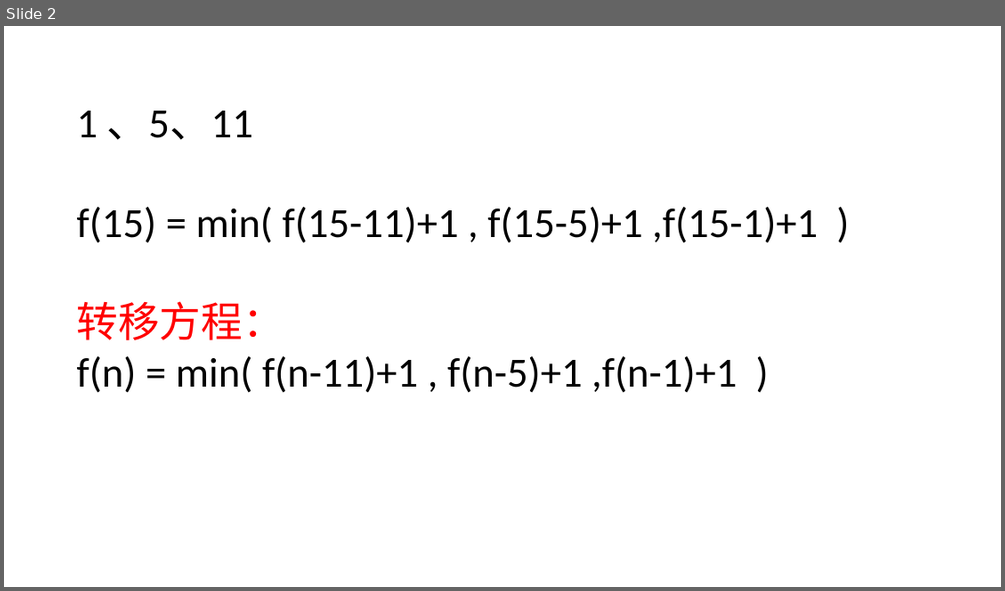
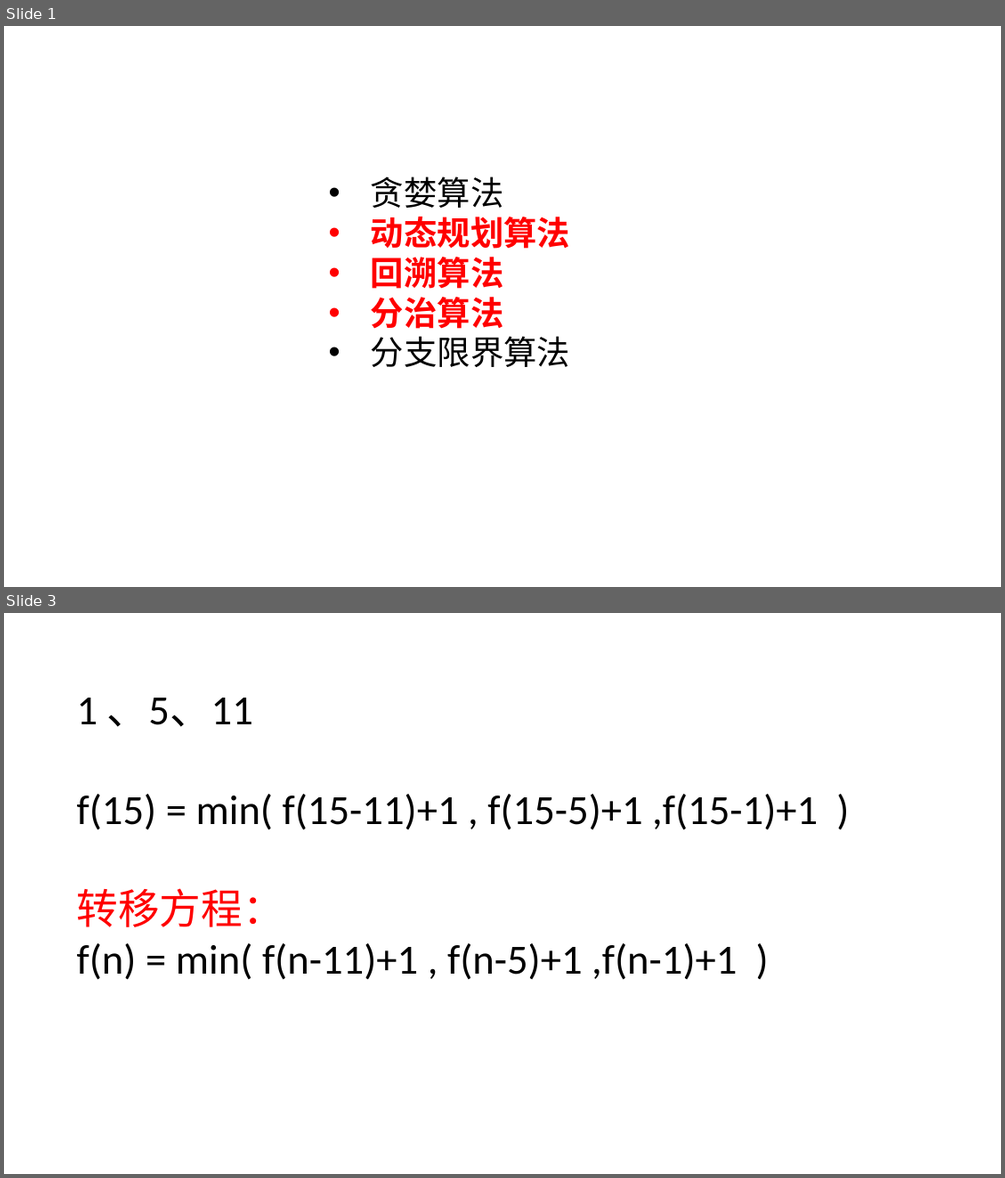
Before and after one commit to goodluck4s/notebook, a slide deck: 笔记/小算法.pptx. Shown one above the other, each under a label of ours: slide 2 before the commit, slides 1 and 3 after it; the slides between them are not shown. The pictures are 1005x591 and 1005x1178 pixels, drawn with LibreOffice and Linux fonts; fonts in the diff are those of the drawing. Boxes give left, top, right and bottom in pixels: in the first picture for what was removed or moved away, otherwise in the second. Text is boxed around its words. In the diff, an @@ line names an element or a change of style, - is before the commit and + after.

```diff
--- a/笔记/小算法.pptx
+++ b/笔记/小算法.pptx
@@ slide 1 added at bbox=[4, 26, 1001, 587], background #FFFFFF @@
@@ text added at bbox=[371, 176, 570, 367], 32 pt, text #FF0000, bold @@
+• 贪婪算法
+• 动态规划算法
+• 回溯算法
+• 分治算法
+• 分支限界算法
@@ what was slide 2 is now slide 3 @@
```
Also in this commit, not shown: 4 slides changed, 2 other slides added, 13 slides removed.
